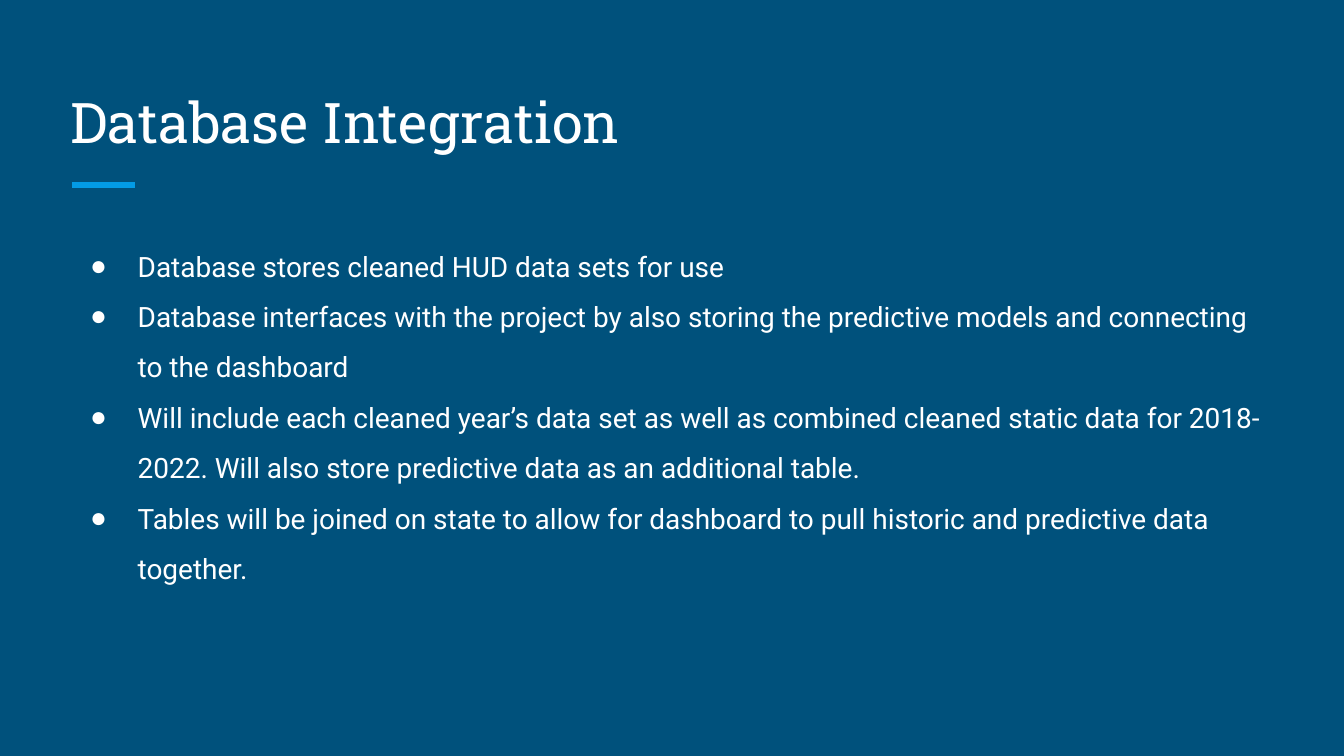
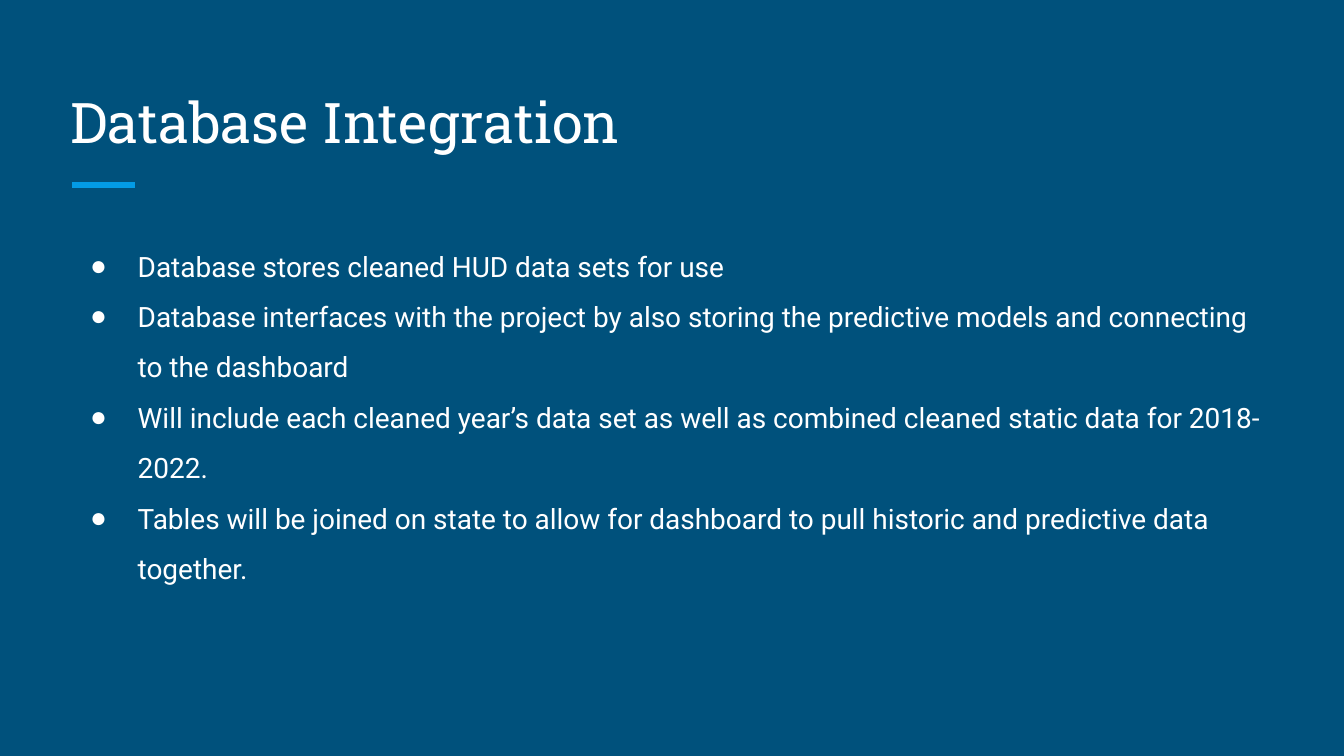
Before and after one commit to RichelynScott/Final-Project-Group-B, a slide deck: slide 12 of Fair Market Rent Exploration.pptx (slide 11 before the commit). Drawn at 1344x756 pixels with LibreOffice and Linux fonts; fonts in the diff are those of the drawing. Boxes give left, top, right and bottom in pixels: in the first picture for what was removed or moved away, otherwise in the second. Text is boxed around its words. In the diff, an @@ line names an element or a change of style, - is before the commit and + after.

```diff
--- a/Fair Market Rent Exploration.pptx
+++ b/Fair Market Rent Exploration.pptx
@@ text at (138, 406, 1260, 479): text changed @@
-● Will include each cleaned year’s data set as well as combined cleaned static data for 2018-2022. Will also store predictive data as an additional table.
+● Will include each cleaned year’s data set as well as combined cleaned static data for 2018-2022.
```
Also in this commit, not shown: 4 other slides changed, 5 slides added.
